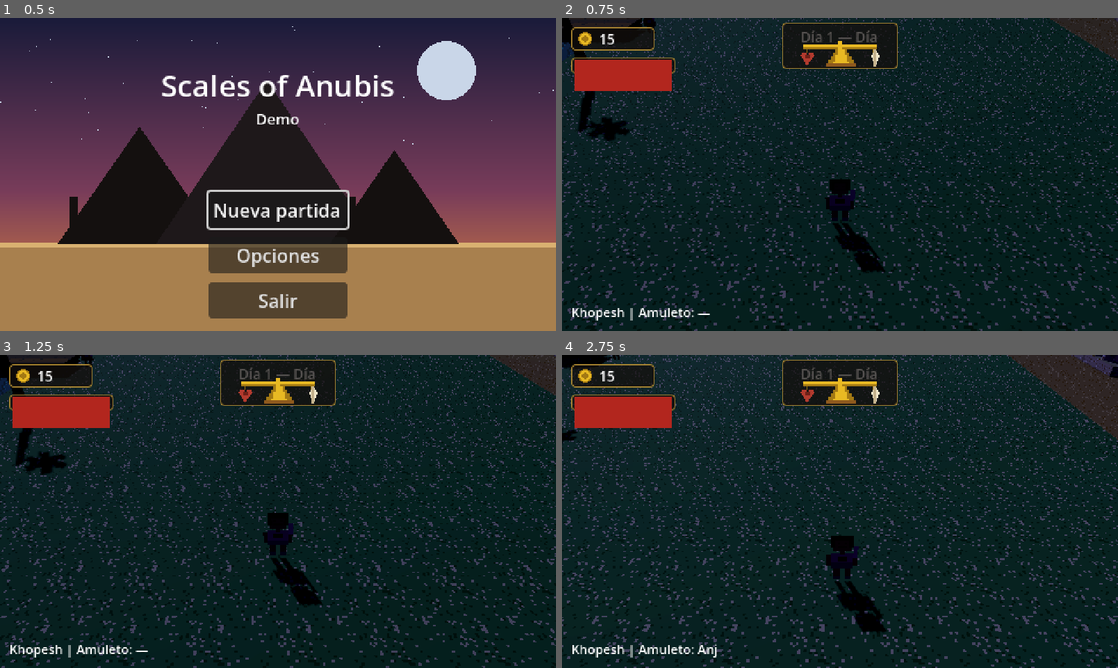
Above: before the commit, frames 1-4 (two rows, left to right).
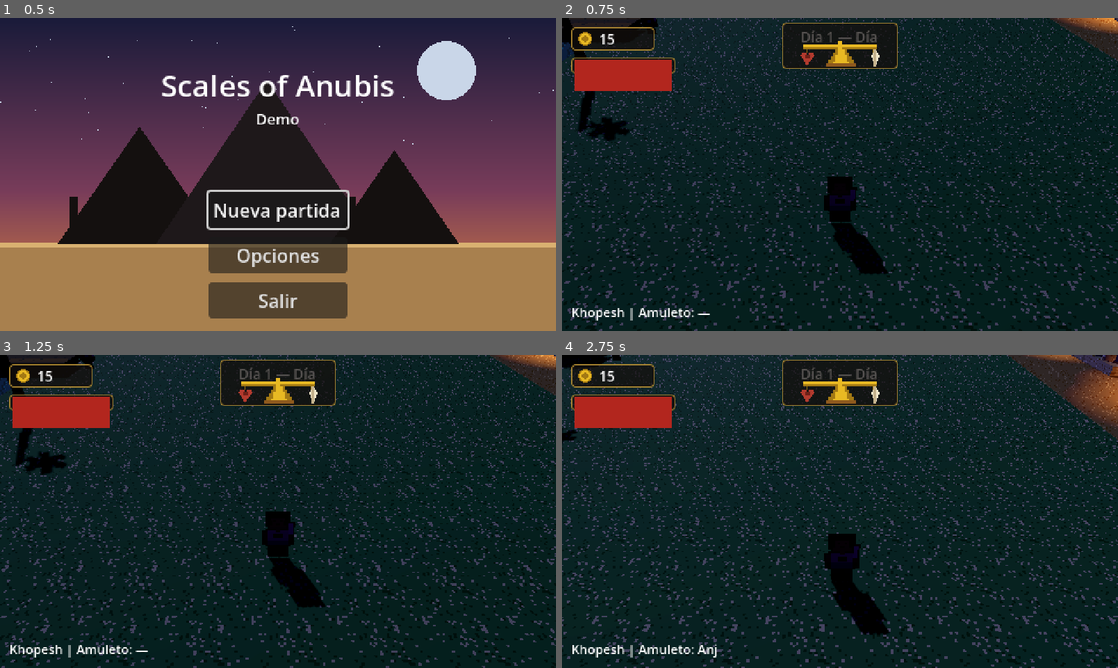
Above: after the commit, the same moments.

Repository: Aslannt/ScalesOfAnubis
Game: Godot game, scene res://scenes/ui/Main.tscn
Two runs of this game, one before a commit and one after it. Both use one fixed random seed, a clock stepped at 60 frames per second and the inputs below.
Inputs (mouse positions are in pixels of both pictures, inside the frame that each line leads up to):
- Up to frame 1 (0.5 s): no input
- Up to frame 2 (0.75 s): click "Nueva partida" at 0.5 s
- Up to frame 3 (1.25 s): no input
- Up to frame 4 (2.75 s): move the mouse to (962, 495) at 1.27 s; hold D (move_right) 1.28-2.03 s; tap Q (amulet) at 1.35 s; move the mouse to (728, 527) at 2.02 s; hold S (move_down) from 2.03 s (still down); click (728, 527) at 2.1 s

Frame 1 is identical in both runs. In frame 2, 0.7% of the frame differs, in the area x 14-100%, y 0-82%; in frame 3, 0.6%; in frame 4, 1.7%, in the area x 9-100%, y 0-90%.

Commit message:
Pase de pulido visual: contorno+sombreado en sprites, antorchas con luz
- tools/postfx.py: contorno de 1px + sombreado vertical aplicado a todos
  los sprites de personajes, enemigos, Thot y cultivos. Cambio de calidad
  grande para un esfuerzo chico: ya no son bloques de color plano.
- Meret, Ptahmose e Iry ahora tienen siluetas distintas (tocado/banda,
  turbante+panza, proporciones de nino via reescalado anclado al suelo)
  en vez de ser el mismo cuerpo repintado.
- Nuevo Torch (scripts/world/torch.gd): antorcha con llama animada
  (tools/gen_fx.py) y luz calida parpadeante, integrada en casas, templo
  y altar via building_factory.gd. Vida nocturna real en la aldea.
- Casas con ventana añadida.
- Verificado headless sin errores tras refrescar el cache de clases
  globales (necesario por la nueva clase Torch).

Co-Authored-By: Claude Sonnet 5 <noreply@anthropic.com>

Diff:
--- a/scripts/world/building_factory.gd
+++ b/scripts/world/building_factory.gd
@@ -69,8 +69,13 @@
 	root.add_child(_box(Vector3(w + 0.4, 0.25, d + 0.4), _mat("wood", Vector3(2, 1, 1)), Vector3(0, h + 0.12, 0)))
 	# entrada (hueco oscuro)
 	root.add_child(_box(Vector3(1.0, 1.7, 0.1), _solid_mat(Color(0.05, 0.04, 0.04)), Vector3(0, 0.85, d * 0.5 + 0.02)))
+	# ventana pequena
+	root.add_child(_box(Vector3(0.5, 0.5, 0.1), _solid_mat(Color(0.05, 0.04, 0.04)), Vector3(w * 0.5 - 0.9, h * 0.6, d * 0.5 + 0.02)))
 	var body := _collision_box(Vector3(w, h, d))
 	root.add_child(body)
+	var torch := Torch.new()
+	torch.position = Vector3(w * 0.5 - 0.1, 0, d * 0.5 + 0.3)
+	root.add_child(torch)
 	return root
 
 
@@ -102,6 +107,10 @@
 	# acento dorado sobre la entrada
 	root.add_child(_box(Vector3(2.4, 0.5, 0.2), _solid_mat(Color(0.91, 0.73, 0.14)), Vector3(0, h + body_h + 0.1, d * 0.5)))
 	root.add_child(_collision_box(Vector3(w - 1.5, body_h + h, d - 1.5)))
+	for side in [-1, 1]:
+		var torch := Torch.new()
+		torch.position = Vector3(side * (w * 0.5 - 0.3), h, d * 0.5 + 0.4)
+		root.add_child(torch)
 	return root
 
 
@@ -219,6 +228,9 @@
 	bowl.position = Vector3(0, 1.0, 0)
 	root.add_child(bowl)
 	root.add_child(_collision_box(Vector3(1.4, 0.9, 1.0)))
+	var torch := Torch.new()
+	torch.position = Vector3(1.3, 0, 0)
+	root.add_child(torch)
 	return root
 
 
--- /dev/null
+++ b/scripts/world/torch.gd
@@ -0,0 +1,55 @@
+class_name Torch
+extends Node3D
+## Antorcha/brasero con llama animada y luz calida parpadeante (GDD 8: "luz
+## calida de braseros" de noche). Se puede colgar de un edificio o plantar
+## sola (ver BuildingFactory).
+
+var _light: OmniLight3D
+var _t: float = 0.0
+var _flicker_seed: float
+
+
+func _ready() -> void:
+	_flicker_seed = randf() * 100.0
+
+	var post := MeshInstance3D.new()
+	var post_mesh := BoxMesh.new()
+	post_mesh.size = Vector3(0.12, 0.6, 0.12)
+	post.mesh = post_mesh
+	post.material_override = BuildingFactory._mat("wood")
+	post.position = Vector3(0, 0.3, 0)
+	add_child(post)
+
+	var bowl := MeshInstance3D.new()
+	var bowl_mesh := CylinderMesh.new()
+	bowl_mesh.top_radius = 0.18
+	bowl_mesh.bottom_radius = 0.1
+	bowl_mesh.height = 0.14
+	bowl.mesh = bowl_mesh
+	bowl.material_override = BuildingFactory._mat("stone")
+	bowl.position = Vector3(0, 0.62, 0)
+	add_child(bowl)
+
+	var flame := AnimatedSprite3D.new()
+	flame.billboard = BaseMaterial3D.BILLBOARD_ENABLED
+	flame.pixel_size = 0.03
+	flame.shaded = false
+	flame.texture_filter = BaseMaterial3D.TEXTURE_FILTER_NEAREST
+	flame.position = Vector3(0, 0.76, 0)
+	add_child(flame)
+	flame.sprite_frames = SpritesheetLoader.build(
+		"res://assets/sprites/fx/flame.png", "res://assets/sprites/fx/flame_layout.txt", 6.0)
+	flame.play("burn")
+
+	_light = OmniLight3D.new()
+	_light.light_color = Color(0.98, 0.62, 0.28)
+	_light.light_energy = 1.4
+	_light.omni_range = 5.0
+	_light.position = Vector3(0, 0.8, 0)
+	_light.shadow_enabled = false
+	add_child(_light)
+
+
+func _process(delta: float) -> void:
+	_t += delta
+	_light.light_energy = 1.3 + sin((_t + _flicker_seed) * 9.0) * 0.12 + sin((_t + _flicker_seed) * 21.0) * 0.06
Binary file changed: assets/sprites/characters/iry.png
Binary file changed: assets/sprites/characters/meret.png
Binary file changed: assets/sprites/characters/player.png
Binary file changed: assets/sprites/characters/ptahmose.png
Binary file changed: assets/sprites/companion/thot.png
Binary file changed: assets/sprites/crops/lino.png
Binary file changed: assets/sprites/crops/papiro.png
Binary file changed: assets/sprites/crops/trigo.png
Binary file changed: assets/sprites/enemies/cria.png
Binary file changed: assets/sprites/enemies/heraldo.png
Binary file changed: assets/sprites/enemies/sombra.png
Binary file added: assets/sprites/fx/flame.png
(and 8 more such lines)
